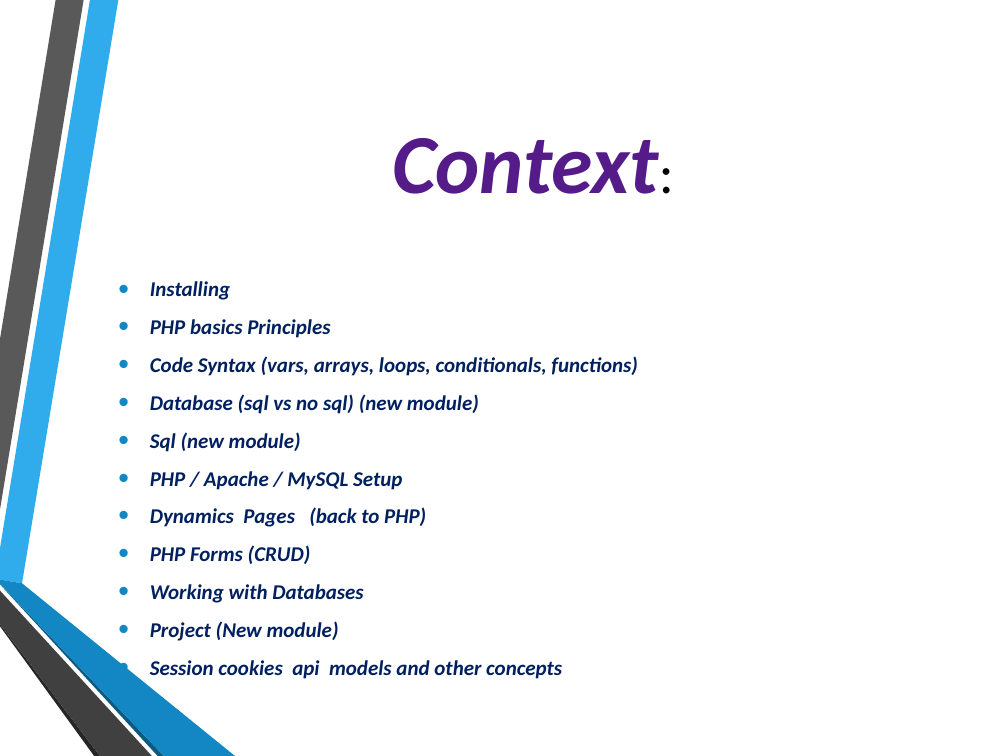
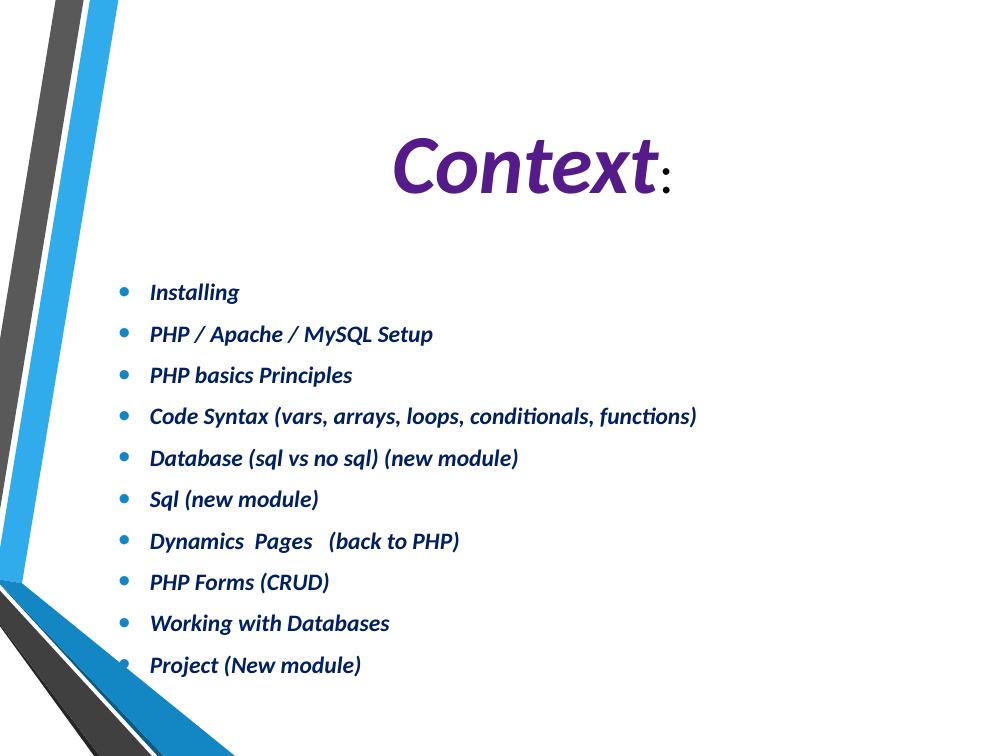
Before and after one commit to Shubhamdutta2000/Web-Training, a slide deck: slide 7 of 07. PHP/intro to PHP.pptx. Drawn at 1008x756 pixels with LibreOffice and Linux fonts; fonts in the diff are those of the drawing; background and template pictures are left out. Boxes give left, top, right and bottom in pixels: in the first picture for what was removed or moved away, otherwise in the second. Text is boxed around its words. In the diff, an @@ line names an element or a change of style, - is before the commit and + after.

Commit message:
update all modules

```diff
--- a/07. PHP/intro to PHP.pptx
+++ b/07. PHP/intro to PHP.pptx
@@ text at bbox=[150, 283, 697, 677]: size 15 to 16.8 pt @@
@@ text at bbox=[150, 325, 433, 346]: paragraph added @@
+• PHP / Apache / MySQL Setup
@@ text at bbox=[150, 471, 402, 490]: paragraph removed @@
-• PHP / Apache / MySQL Setup
@@ text at bbox=[150, 660, 562, 679]: paragraph removed @@
-• Session cookies api models and other concepts
```
Also in this commit, not shown: 1 other slide changed, 1 slide added, 1 slide removed, 3 other files.
